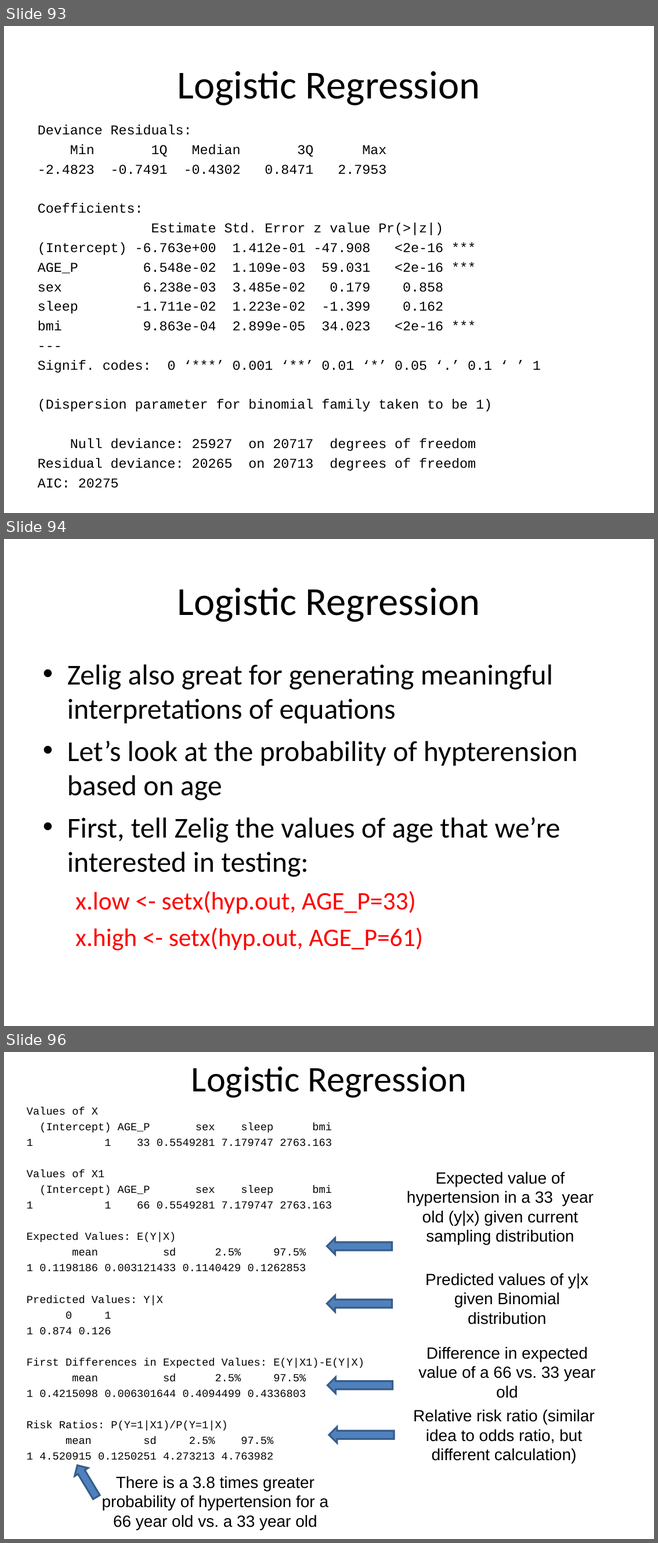
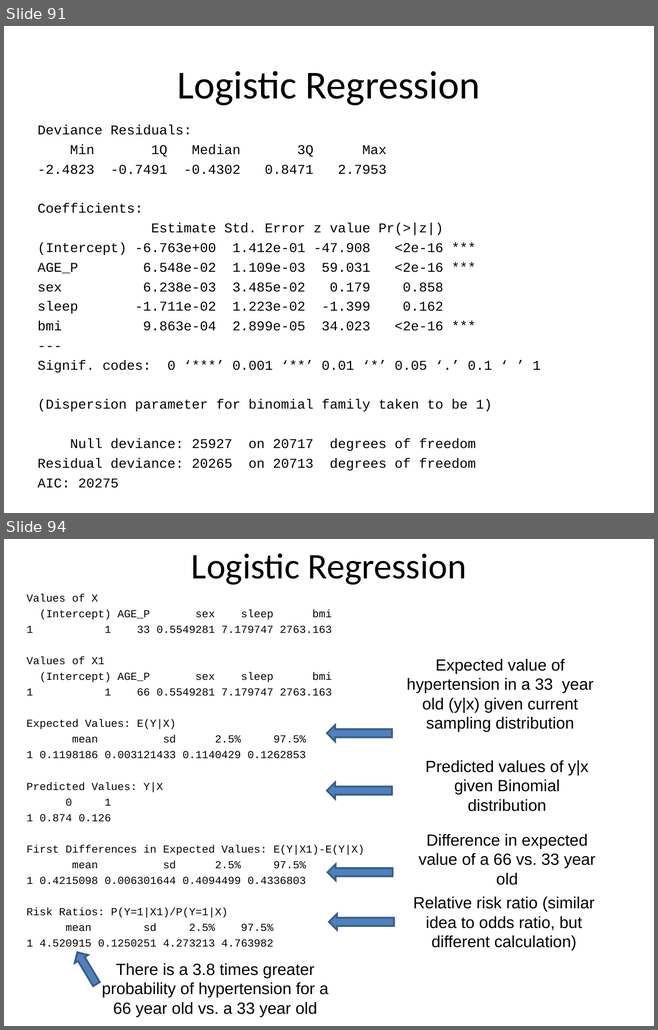
Before and after one commit to IQSS/Zelig4-Documentation, a slide deck: R-and-Stastics/R and Statistics.pptx. Shown one above the other, each under a label of ours: slides 93, 94 and 96 before the commit, slides 91 and 94 after it; the slides between them are not shown. The pictures are 658x1543 and 658x1030 pixels, drawn with LibreOffice and Linux fonts; fonts in the diff are those of the drawing. Boxes give left, top, right and bottom in pixels: in the first picture for what was removed or moved away, otherwise in the second. Text is boxed around its words. In the diff, an @@ line names an element or a change of style, - is before the commit and + after.

```diff
--- a/R-and-Stastics/R and Statistics.pptx
+++ b/R-and-Stastics/R and Statistics.pptx
@@ slide 94 removed at [4, 539, 654, 1026], background #FFFFFF @@
@@ text removed at [177, 587, 480, 622] @@
-Logistic Regression
@@ text removed at [67, 664, 578, 951] @@
-• Zelig also great for generating meaningful interpretations of equations
-• Let’s look at the probability of hypterension based on age
-• First, tell Zelig the values of age that we’re interested in testing:
-  x.low <- setx(hyp.out, AGE_P=33)
-  x.high <- setx(hyp.out, AGE_P=61)
@@ what was slide 93 is now slide 91 @@
@@ what was slide 96 is now slide 94 @@
```
Also in this commit, not shown: 1 slide changed, 2 slides added, 3 other slides removed.
